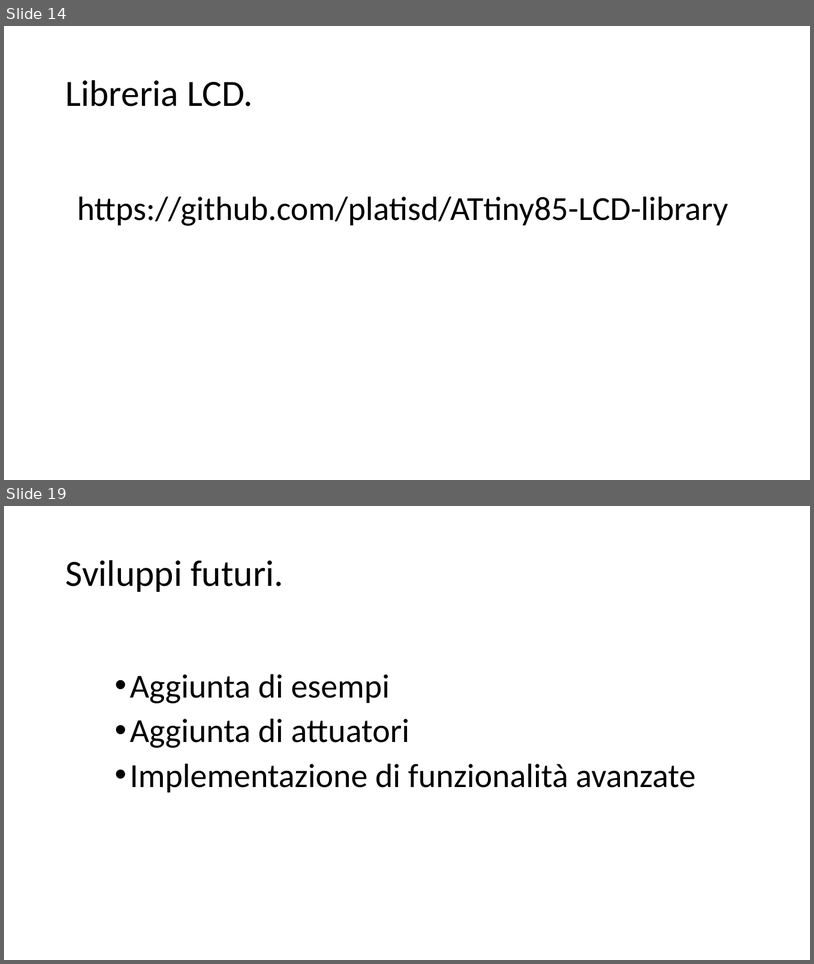
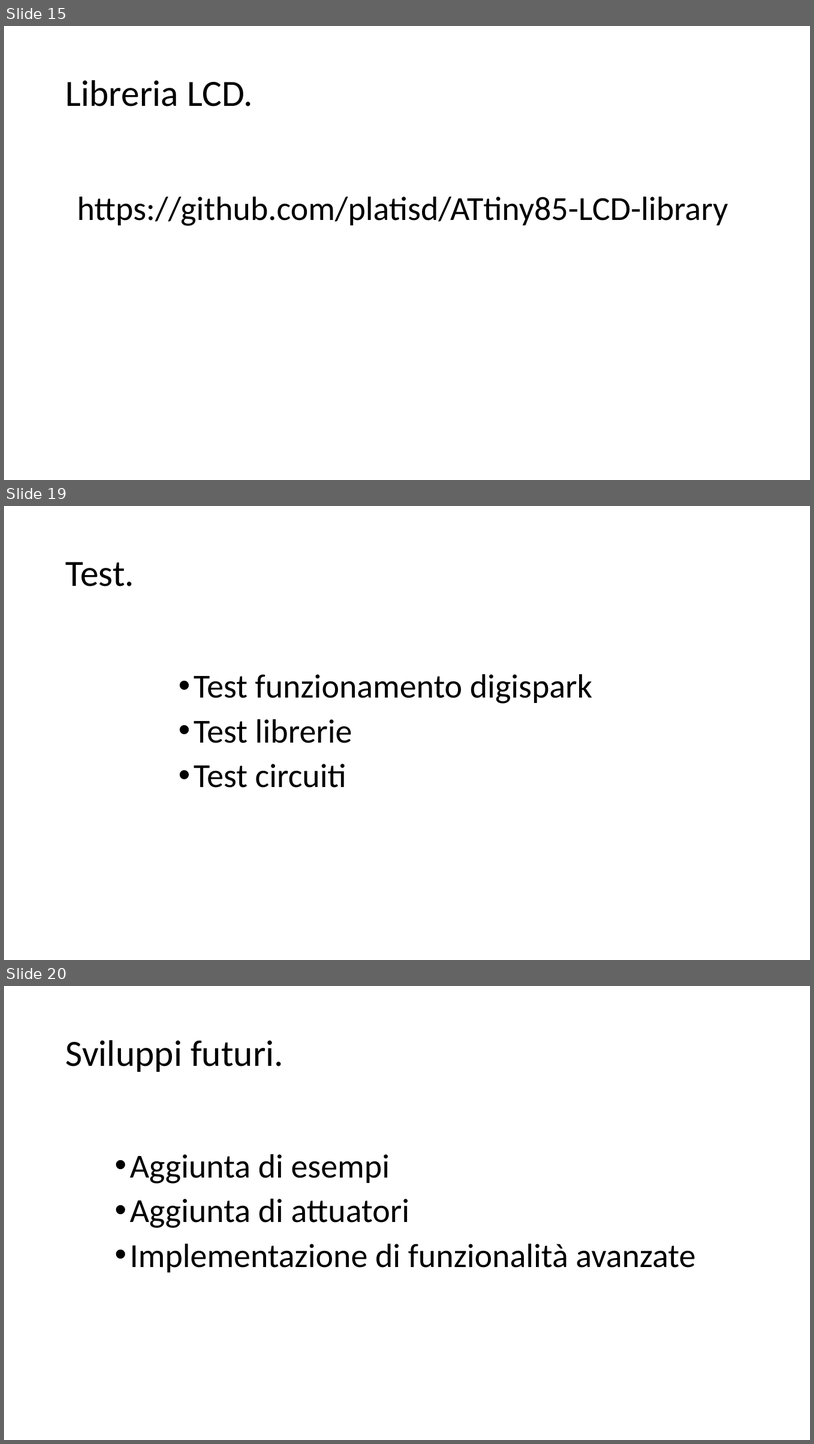
Before and after one commit to filippofinke/actuator-libraries, a slide deck: Presentations/Presentazione.pptx. Shown one above the other, each under a label of ours: slides 14 and 19 before the commit, slides 15, 19 and 20 after it; the slides between them are not shown. The pictures are 814x964 and 814x1444 pixels, drawn with LibreOffice and Linux fonts; fonts in the diff are those of the drawing. Boxes give left, top, right and bottom in pixels: in the first picture for what was removed or moved away, otherwise in the second. Text is boxed around its words. In the diff, an @@ line names an element or a change of style, - is before the commit and + after.

```diff
--- a/Presentations/Presentazione.pptx
+++ b/Presentations/Presentazione.pptx
@@ slide 19 added at (4,506,810,960), background #FFFFFF @@
@@ title added at (65,562,134,586), 44 pt, text #000000 @@
+Test.
@@ text added at (194,674,593,787), 40 pt, text #000000 @@
+• Test funzionamento digispark
+• Test librerie
+• Test circuiti
@@ what was slide 14 is now slide 15 @@
@@ what was slide 19 is now slide 20 @@
```
Also in this commit, not shown: 5 slides changed, 2 other slides added, 2 slides removed.
